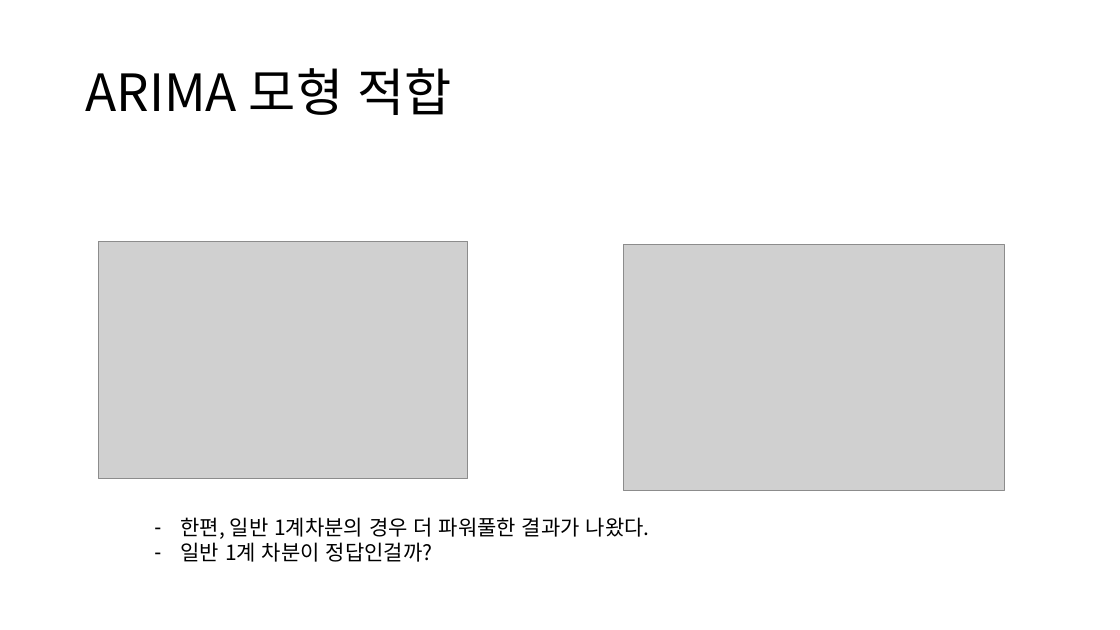
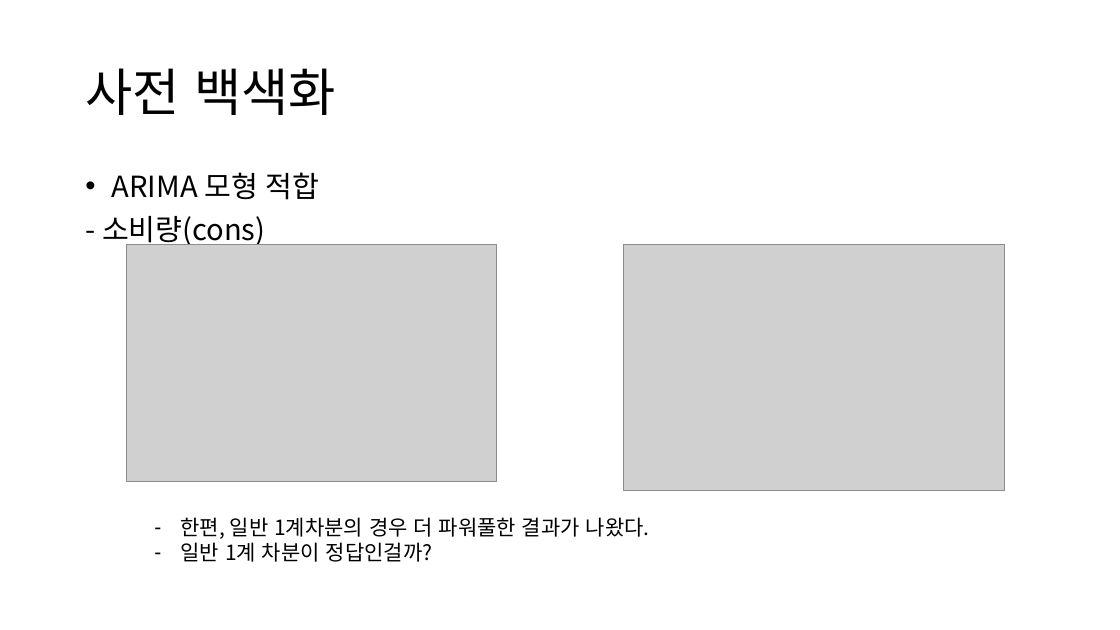
Before and after one commit to neverland251/MainProject, a slide deck: slide 10 of Project/DataMining/ARIMAX_Project/아이스크림 판매량 예측/아이스크림을 왜 먹을까.pptx. Drawn at 1120x630 pixels with LibreOffice and Linux fonts; fonts in the diff are those of the drawing; grey boxes stand for pictures. Boxes give left, top, right and bottom in pixels: in the first picture for what was removed or moved away, otherwise in the second. Text is boxed around its words. In the diff, an @@ line names an element or a change of style, - is before the commit and + after.

Commit message:
update ARIMAX

```diff
--- a/Project/DataMining/ARIMAX_Project/아이스크림 판매량 예측/아이스크림을 왜 먹을까.pptx
+++ b/Project/DataMining/ARIMAX_Project/아이스크림 판매량 예측/아이스크림을 왜 먹을까.pptx
@@ title at [85,68,336,115]: text changed @@
-ARIMA 모형 적합
+사전 백색화
@@ text added at [102,172,320,247], 25 pt, text #000000 @@
+• ARIMA 모형 적합
+- 소비량(cons)
@@ picture: place and size @@
-picture at [98,241,468,479]
+picture at [127,245,497,482]
```
Also in this commit, not shown: 16 other slides changed, 1 other file.
